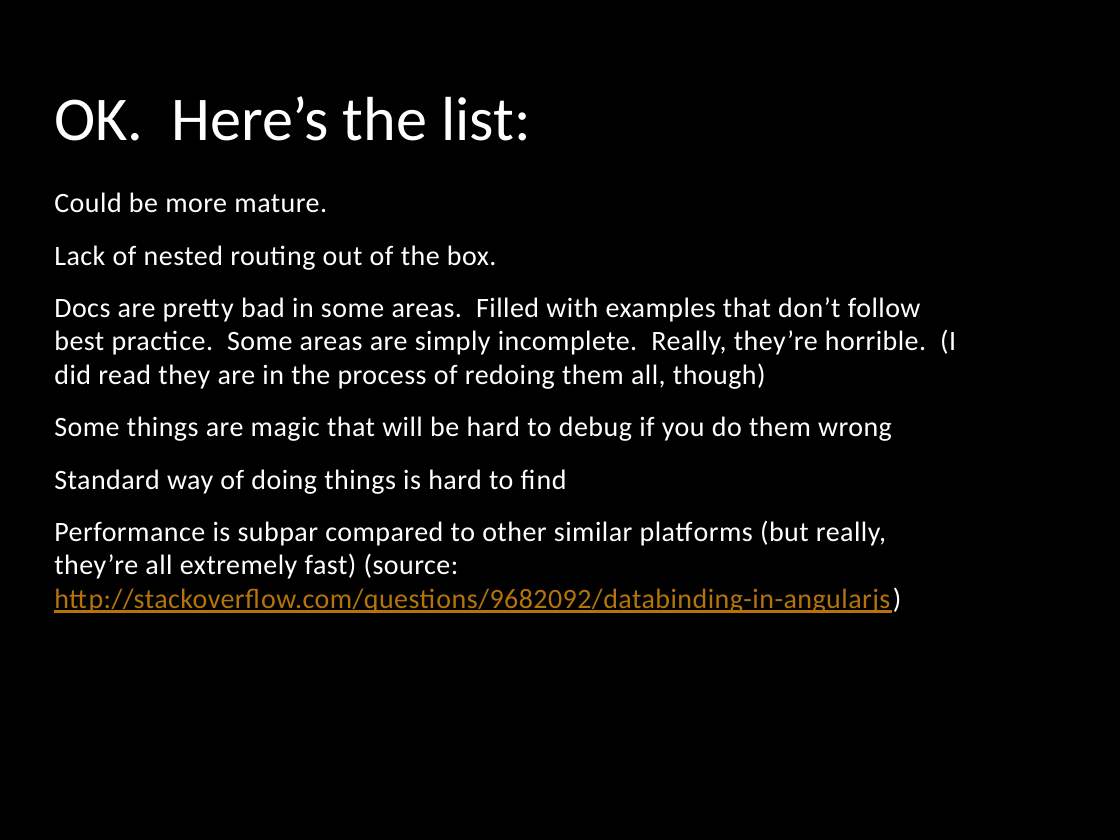
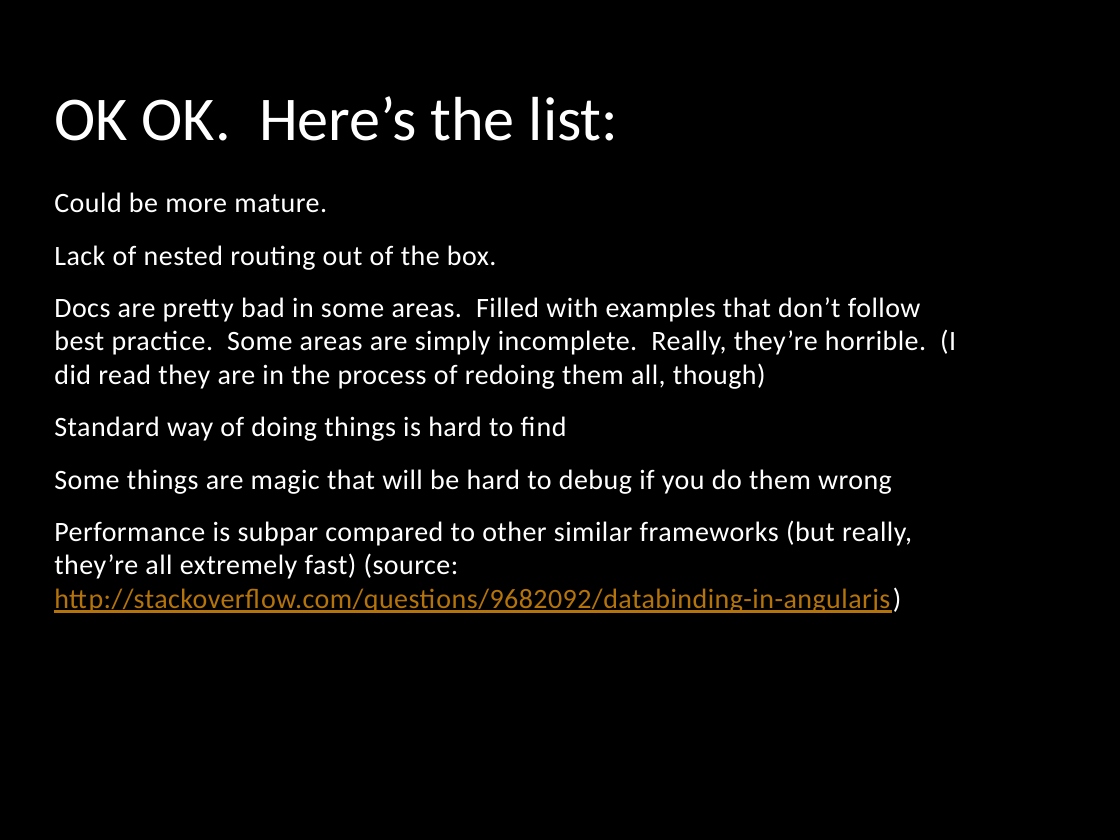
Before and after one commit to kevinkemp/Presentations, a slide deck: slide 9 of angularjs/AngularJS.pptx. Drawn at 1120x840 pixels with LibreOffice and Linux fonts; fonts in the diff are those of the drawing; background and template pictures are left out. Boxes give left, top, right and bottom in pixels: in the first picture for what was removed or moved away, otherwise in the second. Text is boxed around its words. In the diff, an @@ line names an element or a change of style, - is before the commit and + after.

```diff
--- a/angularjs/AngularJS.pptx
+++ b/angularjs/AngularJS.pptx
@@ title at (54, 96, 618, 141): text changed @@
-OK. Here’s the list:
+OK OK. Here’s the list:
@@ text at (54, 416, 567, 441): paragraph added @@
+Standard way of doing things is hard to find
@@ text at (54, 520, 912, 613): text changed @@
-Standard way of doing things is hard to find
-Performance is subpar compared to other similar platforms (but really, they’re all extremely fast) (source: http://stackoverflow.com/questions/9682092/databinding-in-angularjs)
+Performance is subpar compared to other similar frameworks (but really, they’re all extremely fast) (source: http://stackoverflow.com/questions/9682092/databinding-in-angularjs)
```
Also in this commit, not shown: 1 other slide changed, 1 slide added.
